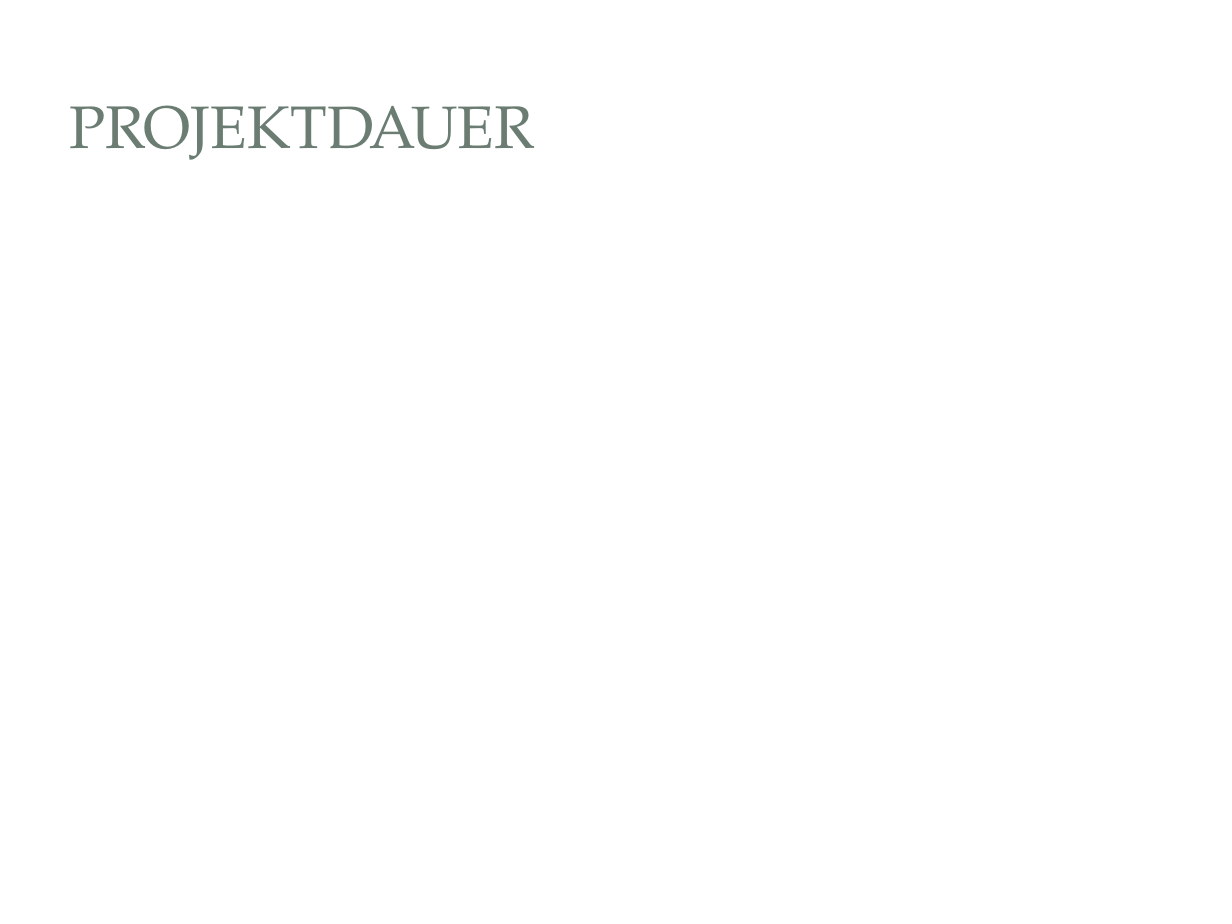
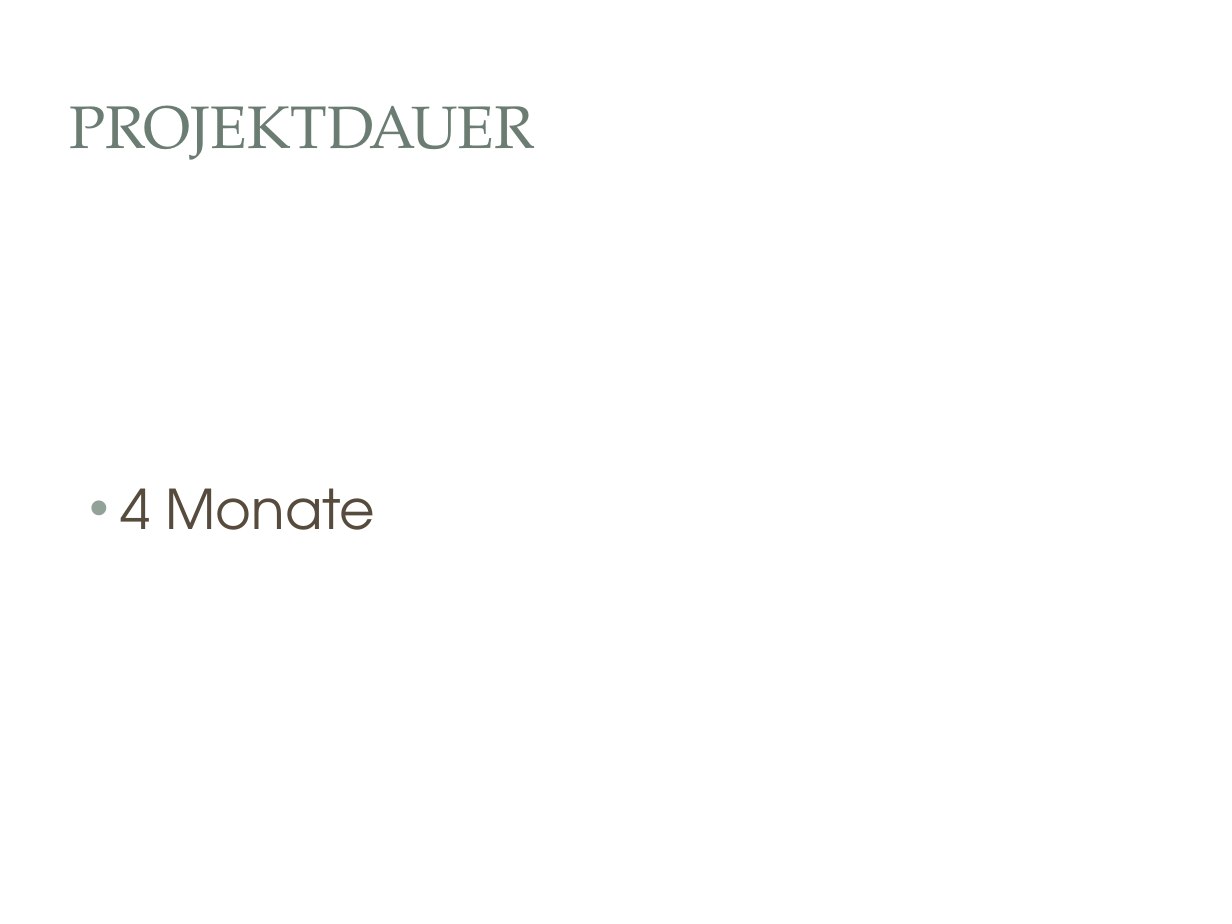
Before and after one commit to lightstalker89/MIT_SAD, a slide deck: slide 7 of 4th_sem/ak_SAD/grill_murrent/Ausgwählte Kapitel SAD.pptx. Drawn at 1232x924 pixels with LibreOffice and Linux fonts; fonts in the diff are those of the drawing; background and template pictures are left out. Boxes give left, top, right and bottom in pixels: in the first picture for what was removed or moved away, otherwise in the second. Text is boxed around its words. In the diff, an @@ line names an element or a change of style, - is before the commit and + after.

```diff
--- a/4th_sem/ak_SAD/grill_murrent/Ausgwählte Kapitel SAD.pptx
+++ b/4th_sem/ak_SAD/grill_murrent/Ausgwählte Kapitel SAD.pptx
@@ text added at (120,488,376,530), 32 pt, text #564B3C @@
+• 4 Monate
```
Also in this commit, not shown: 2 other slides changed.
